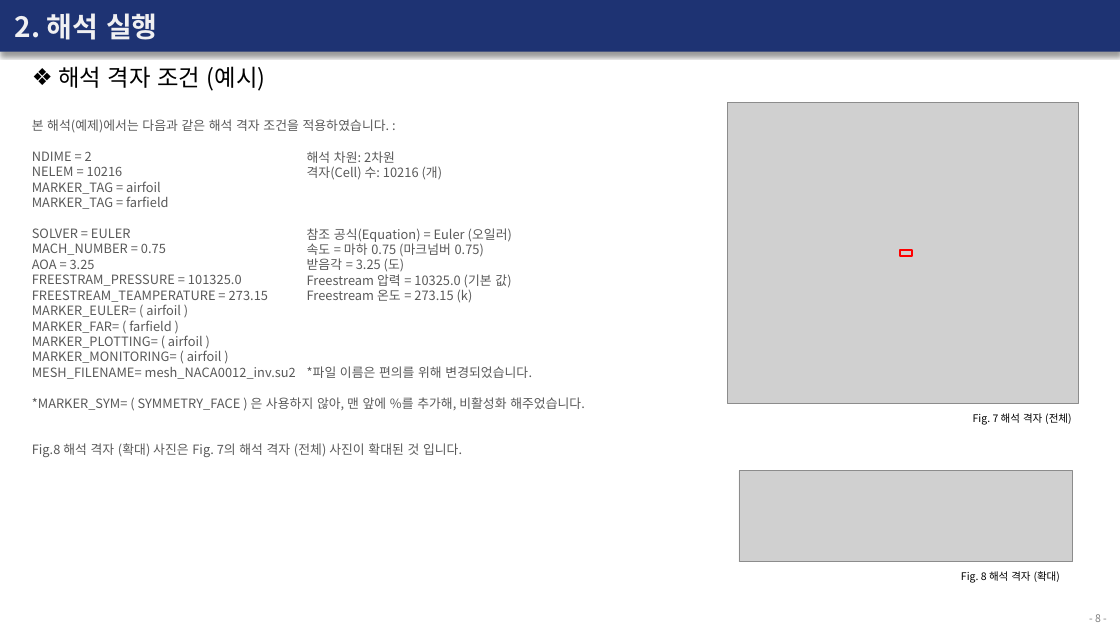
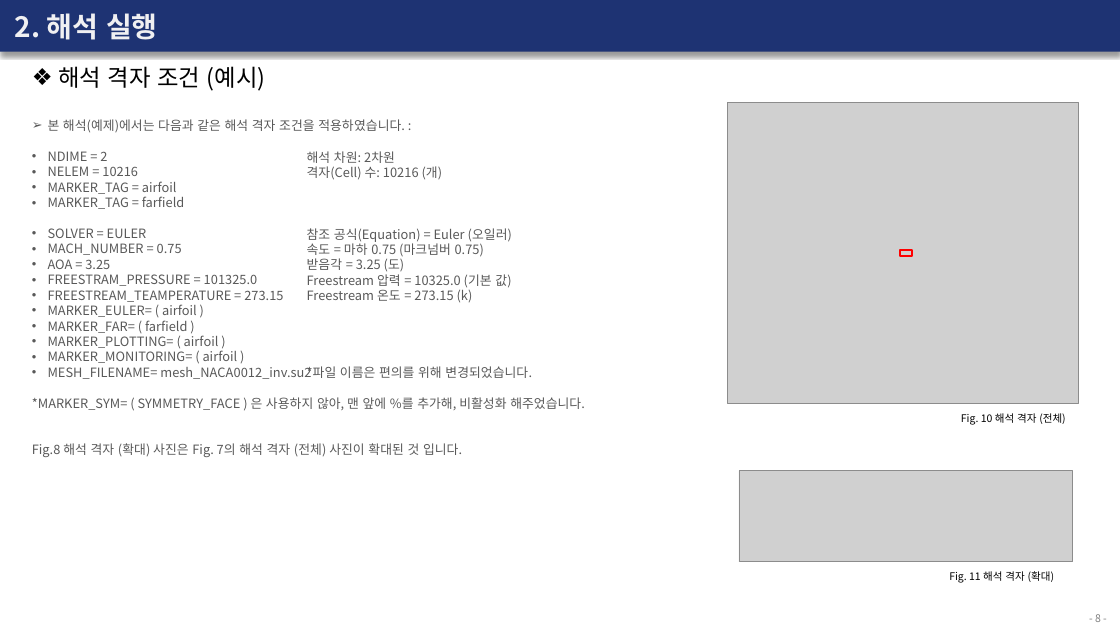
Before and after one commit to Bogeuns/17415009_BogeunSeo, a slide deck: slide 8 of Lecture/Week_1/Repoert_Week_1.pptx. Drawn at 1120x630 pixels with LibreOffice and Linux fonts; fonts in the diff are those of the drawing; grey boxes stand for pictures. Boxes give left, top, right and bottom in pixels: in the first picture for what was removed or moved away, otherwise in the second. Text is boxed around its words. In the diff, an @@ line names an element or a change of style, - is before the commit and + after.

```diff
--- a/Lecture/Week_1/Repoert_Week_1.pptx
+++ b/Lecture/Week_1/Repoert_Week_1.pptx
@@ text at [48, 119, 405, 379]: bullet none to ➢; bullet none to • @@
@@ text at [961, 413, 1065, 425]: text changed @@
-Fig. 7 해석 격자 (전체)
+Fig. 10 해석 격자 (전체)
@@ text at [949, 571, 1054, 583]: text changed @@
-Fig. 8 해석 격자 (확대)
+Fig. 11 해석 격자 (확대)
```
Also in this commit, not shown: 10 other slides changed, 1 other file.
